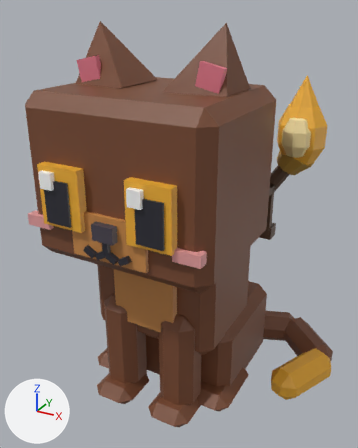
The FBX model assets/cat-cafe/exports/CatCafe_Cat_Torch_Sit.fbx: old version first, new version second.
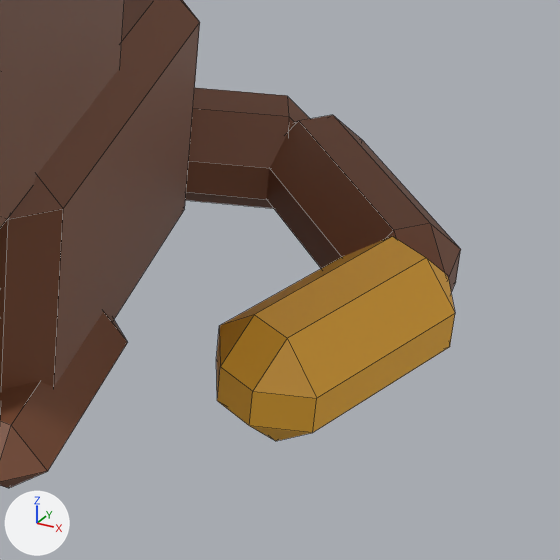
Each version appears first whole from a 50 mm camera at (0.01114, -0.02031, 0.01906) aimed at (0.00048, -0.00092, 0.00937), and next in a close-up on the part from 60% to 100% of the width and 64% to 96% of the height. The lights are fixed; the arrows at lower left show +X, +Y and +Z. The older version's two pictures come first. The close-ups show mesh edges as thin lines. Where no turn or scale is listed for an object, it has been applied to the vertices.

Objects in the first close-up: 'CatCafe_Cat_Torch_Sit_Body', 'CatCafe_Cat_Torch_Sit_Tail'.
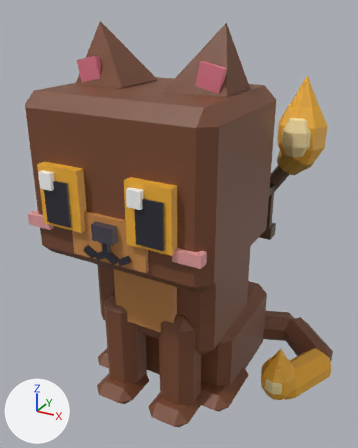
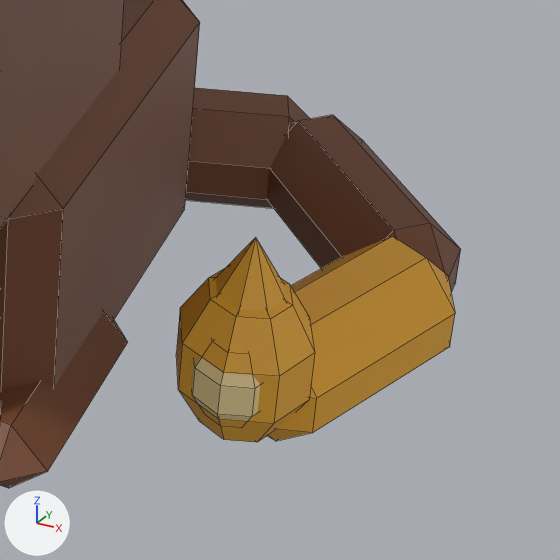
The change, as a diff of the scene's bpy script:
```diff
--- a/assets/cat-cafe/exports/CatCafe_Cat_Torch_Sit.fbx.py
+++ b/assets/cat-cafe/exports/CatCafe_Cat_Torch_Sit.fbx.py
@@ me_catcafe_cat_torch_sit_tail_flame @@
+me_catcafe_cat_torch_sit_tail_flame.from_pydata(...)  # a UV sphere (8 segments, 5 rings, poles along z) spanning x -0.00089..0.00089, y -0.00089..0.00089, z -0.00056..0.00188; a UV sphere (8 segments, 5 rings, poles along z) spanning x -0.00055..0.00055, y -0.00098..0.00013, z -0.00007..0.00139; an 8-sided cone pointing to +z spanning x -0.00064..0.00064, y -0.00064..0.00064, z 0.00136..0.00249
+me_catcafe_cat_torch_sit_tail_flame.materials.append(mat_catcafe_palette)
@@ ob_catcafe_cat_torch_sit_tail_flame @@
+ob_catcafe_cat_torch_sit_tail_flame = bpy.data.objects.new('CatCafe_Cat_Torch_Sit_Tail_Flame', me_catcafe_cat_torch_sit_tail_flame)
+ob_catcafe_cat_torch_sit_tail_flame.location = (0.00589, -0.00027, 0.00105)
```

Changed parts and their boxes [x1, y1, x2, y2] in the close-ups (560 x 560 px):
'CatCafe_Cat_Torch_Sit_Tail_Flame', added (brown): after [176, 237, 315, 442]
